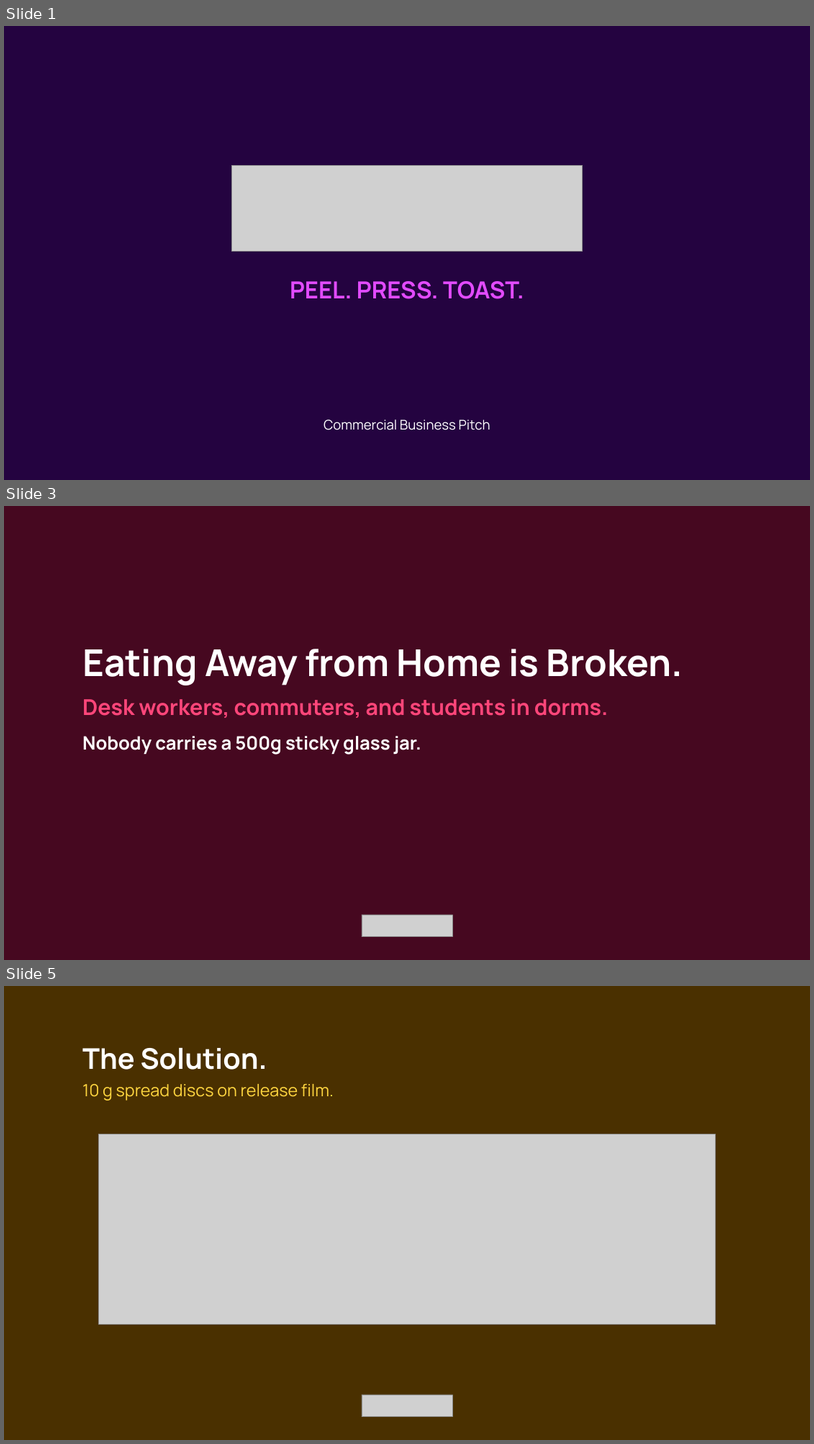
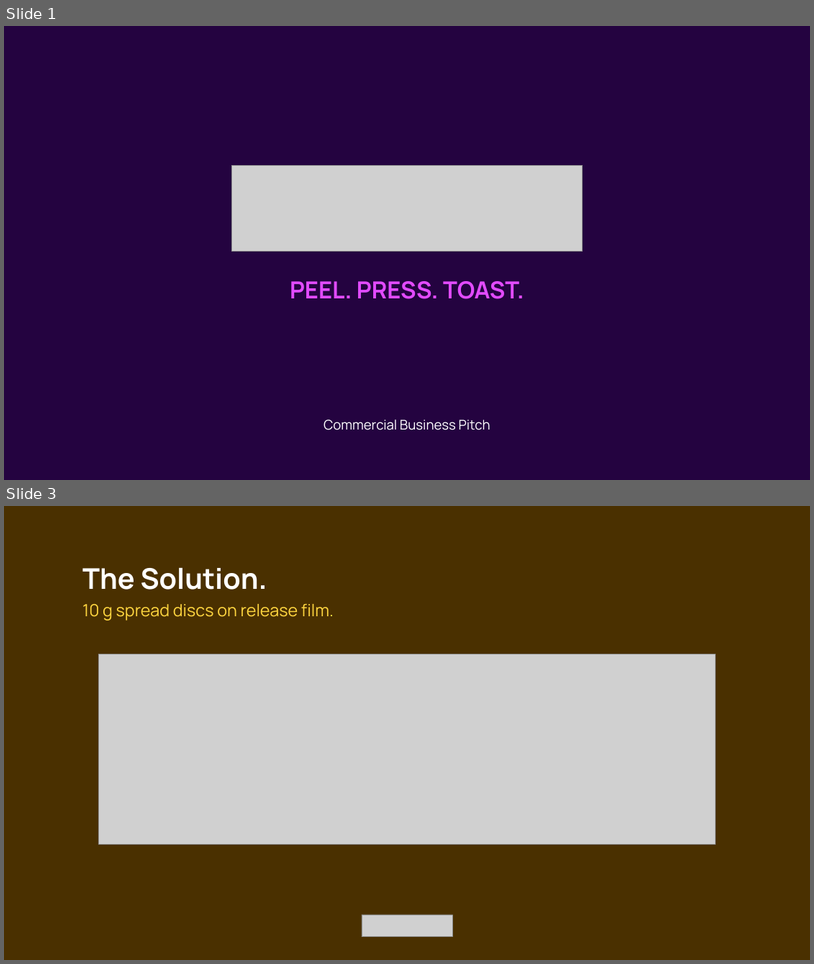
Before and after one commit to JacobCrume/stamp-spreads, a slide deck: presentation/Stamp-pitch.pptx. Shown one above the other, each under a label of ours: slides 1, 3 and 5 before the commit, slides 1 and 3 after it; the slides between them are not shown. The pictures are 814x1444 and 814x964 pixels, drawn with LibreOffice and Linux fonts; fonts in the diff are those of the drawing; grey boxes stand for pictures. Boxes give left, top, right and bottom in pixels: in the first picture for what was removed or moved away, otherwise in the second. Text is boxed around its words. In the diff, an @@ line names an element or a change of style, - is before the commit and + after.

```diff
--- a/presentation/Stamp-pitch.pptx
+++ b/presentation/Stamp-pitch.pptx
@@ slide 3 removed at [4, 506, 810, 960], background #FFFFFF @@
@@ rectangle removed at [4, 506, 810, 960] @@
@@ text removed at [82, 649, 683, 754] @@
-Eating Away from Home is Broken.
-Desk workers, commuters, and students in dorms.
-Nobody carries a 500g sticky glass jar.
@@ picture removed at [362, 914, 453, 937] @@
@@ what was slide 5 is now slide 3 @@
```
Also in this commit, not shown: 1 slide changed, 5 other slides removed, 2 other files.
